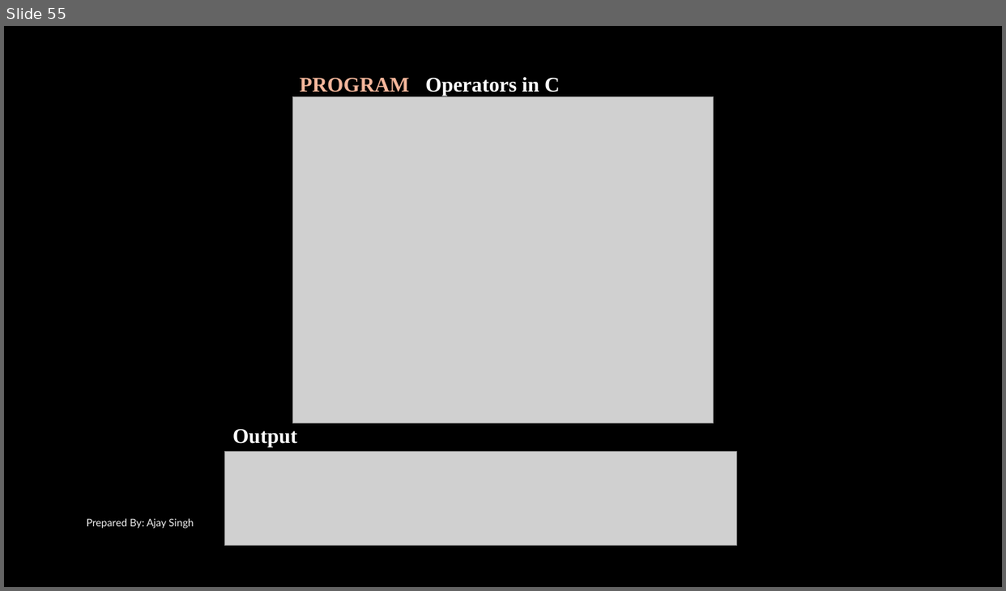
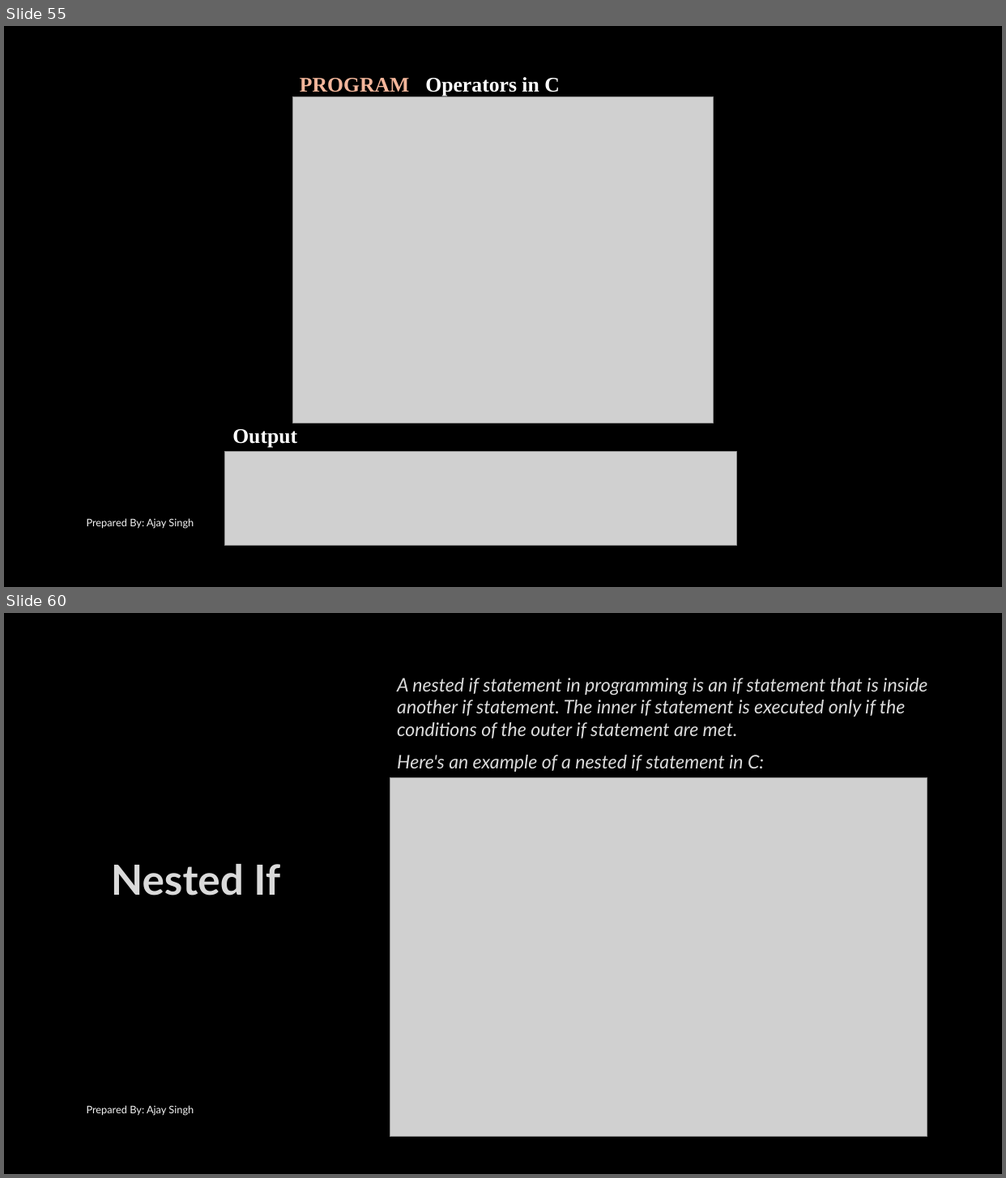
Before and after one commit to mentormaya/notes, a slide deck: assets/Computer_Science/Class_12/C_Programming_II.pptx. Shown one above the other, each under a label of ours: slide 55 before the commit, slides 55 and 60 after it; the slides between them are not shown. The pictures are 1006x591 and 1006x1178 pixels, drawn with LibreOffice and Linux fonts; fonts in the diff are those of the drawing; grey boxes stand for pictures; background and template pictures are left out. Boxes give left, top, right and bottom in pixels: in the first picture for what was removed or moved away, otherwise in the second. Text is boxed around its words. In the diff, an @@ line names an element or a change of style, - is before the commit and + after.

Commit message:
c programming II pptx updated

```diff
--- a/assets/Computer_Science/Class_12/C_Programming_II.pptx
+++ b/assets/Computer_Science/Class_12/C_Programming_II.pptx
@@ slide 60 added at [4,613,1002,1174], background picture (left out) @@
@@ text added at [397,678,927,772], 18 pt, text #DADADA, italic @@
+A nested if statement in programming is an if statement that is inside another if statement. The inner if statement is executed only if the conditions of the outer if statement are met.
+Here's an example of a nested if statement in C:
@@ picture added at [390,777,927,1137] @@
@@ text added at [111,864,280,896], 40 pt, text #DADADA, bold @@
+Nested If
@@ text added at [87,1105,194,1115], 10 pt, text #F2F2F2 @@
+Prepared By: Ajay Singh
```
Also in this commit, not shown: 50 other slides added.
